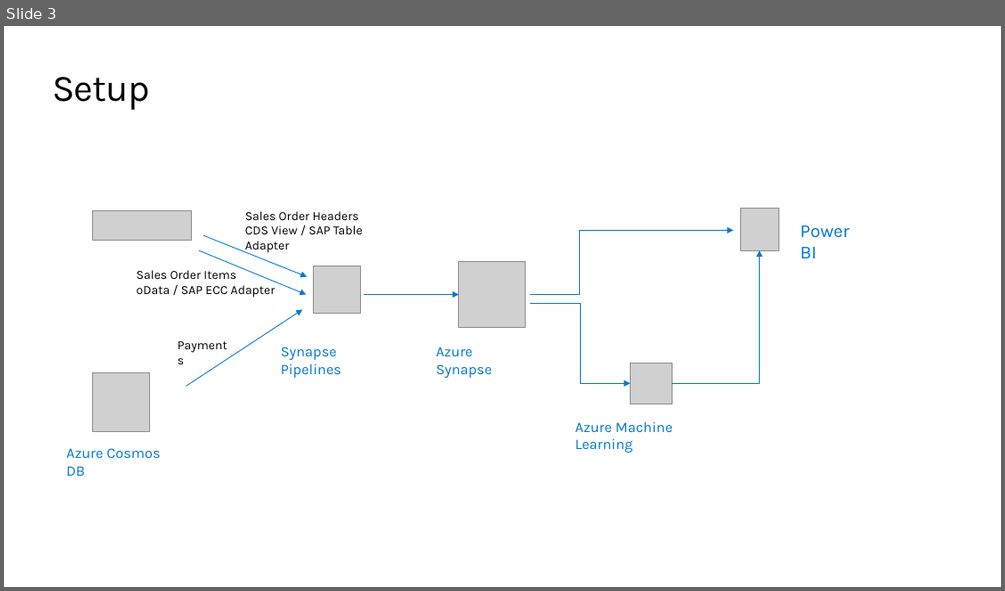
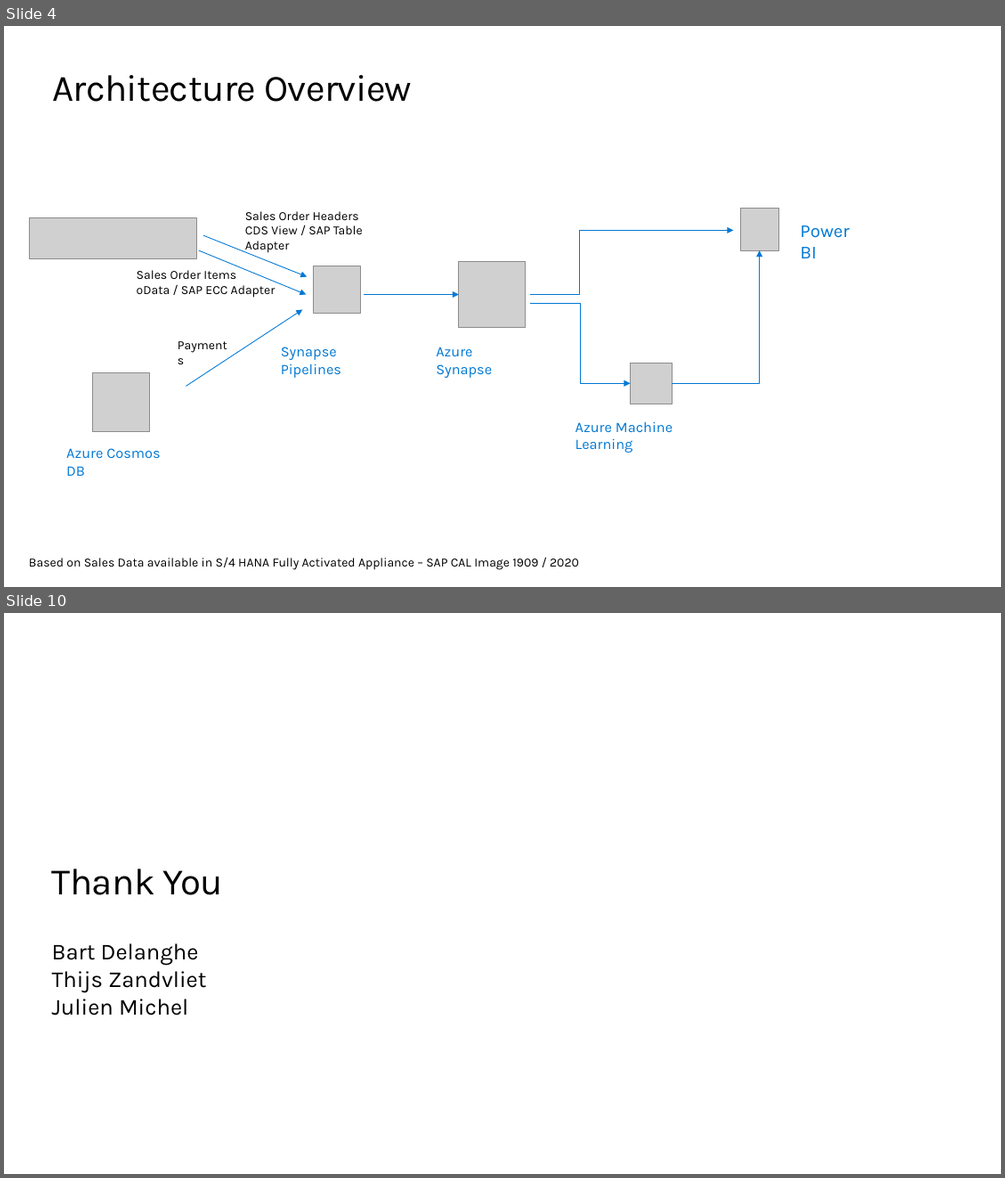
Before and after one commit to thzandvl/microhack-sap-data, a slide deck: SAP-Data-MicroHack.pptx. Shown one above the other, each under a label of ours: slide 3 before the commit, slides 4 and 10 after it; the slides between them are not shown. The pictures are 1005x591 and 1005x1178 pixels, drawn with LibreOffice and Linux fonts; fonts in the diff are those of the drawing; grey boxes stand for pictures; background and template pictures are left out. Boxes give left, top, right and bottom in pixels: in the first picture for what was removed or moved away, otherwise in the second. Text is boxed around its words. In the diff, an @@ line names an element or a change of style, - is before the commit and + after.

Commit message:
Updated Overview picture and ppt

```diff
--- a/SAP-Data-MicroHack.pptx
+++ b/SAP-Data-MicroHack.pptx
@@ slide 10 added at (x1=4, y1=613, x2=1001, y2=1174), background #FFFFFF @@
@@ title added at (x1=52, y1=868, x2=223, y2=895), 36 pt, text #000000 @@
+Thank You
@@ text added at (x1=52, y1=943, x2=206, y2=1015), 22 pt, text #000000 @@
+Bart Delanghe
+Thijs Zandvliet
+Julien Michel
@@ what was slide 3 is now slide 4 @@
@@ slide 4 changed as well @@
@@ title at (x1=52, y1=75, x2=412, y2=102): text changed @@
-Setup
+Architecture Overview
@@ picture removed at (x1=92, y1=211, x2=192, y2=240) @@
@@ picture added at (x1=30, y1=217, x2=197, y2=258) @@
@@ text added at (x1=29, y1=556, x2=579, y2=570), 12 pt, text #000000 @@
+Based on Sales Data available in S/4 HANA Fully Activated Appliance – SAP CAL Image 1909 / 2020
```
Also in this commit, not shown: 4 other slides changed, 4 other slides added, 3 slides removed, 1 other file.
